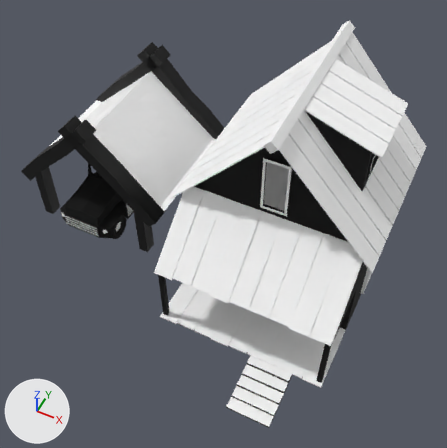
What one commit did to the Blender file NotesOfCitrus/Assets/Blender/blend/NoCcabin.blend.
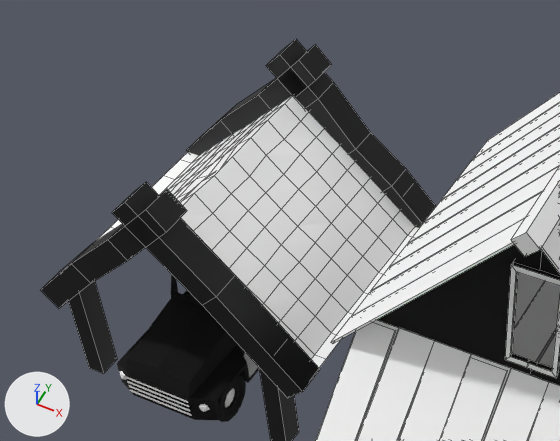
Each version is shown whole from a 50 mm camera at (4.61, -15.37, 19.26) aimed at (-2.0, -2.16, 2.75), then close up on the part from 0% to 65% of the width and 5% to 56% of the height. Lighting does not change. The marker at lower left points along +X, +Y and +Z. The close-ups show mesh edges as thin lines.
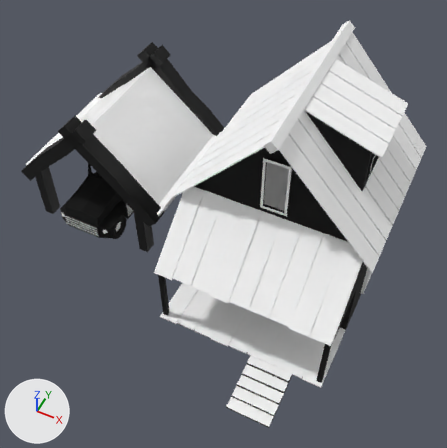
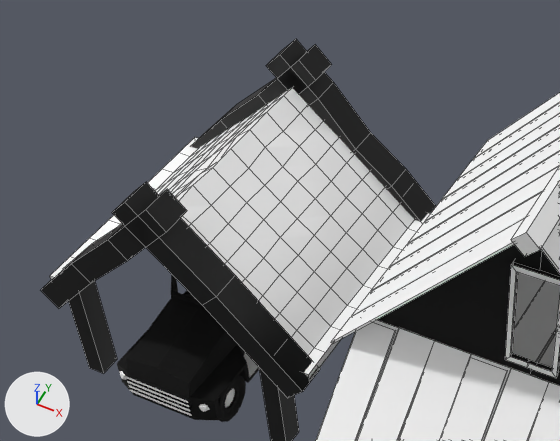
Pixel boxes (x1, y1, x2, y2) of what changed, in the close-ups (560 x 441 px):
part 1 of me_cube_003, added
    after: (50, 88, 431, 378)

The change, as a list of edits to the scene's bpy script:
```text
Change me_cube_003:
    used by ob_cube_002; location = (-7.92, 0.35, 2.36); scale = (3.14, 3.43, 4.0)
    remove me_cube_003.from_pydata(...)  # 267 vertices, 224 faces; spans x -1.02..1.02, y -0.82..0.95, z -0.7..0.7
    add me_cube_003.from_pydata(...)  # 438 vertices, 374 faces; spans x -1.02..1.02, y -0.82..0.95, z -0.7..0.7
    me_cube_003 part 1: 171 vertices added at x -1.01..1.01, y -0.73..0.85, z -0.12..0.52
```
